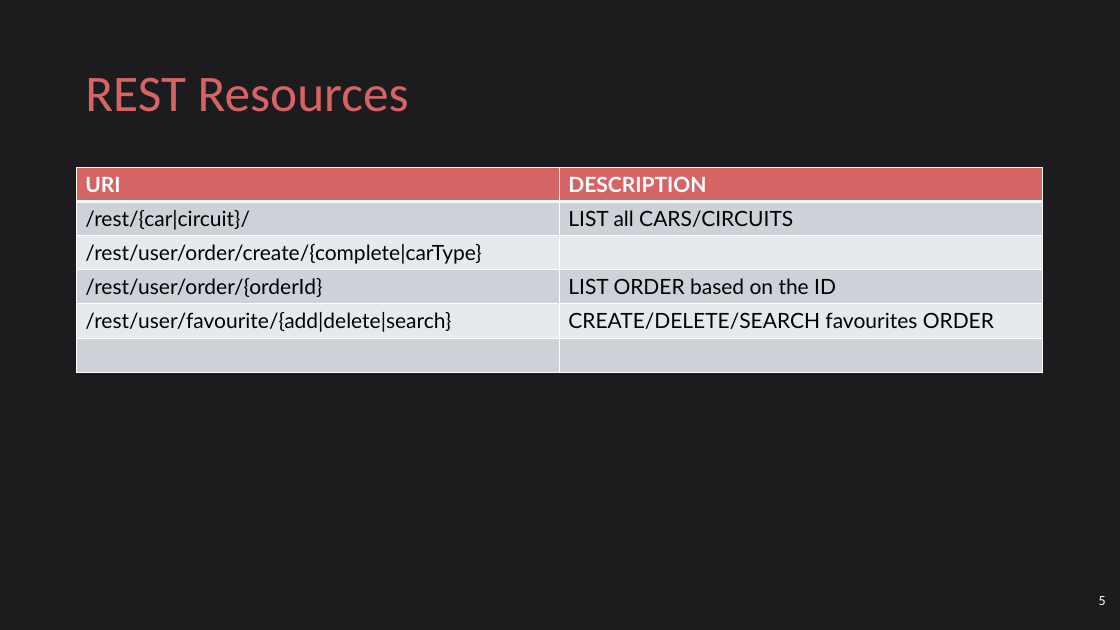
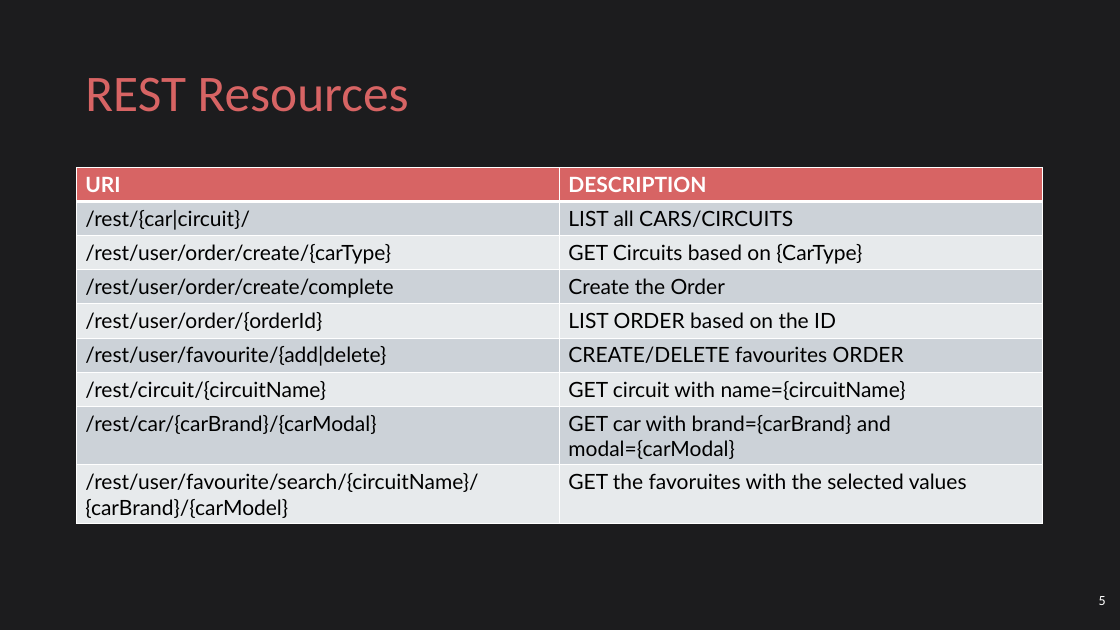
Before and after one commit to ludovicodimartino/webApplicationUniProject, a slide deck: slide 5 of WaCar.pptx. Drawn at 1120x630 pixels with LibreOffice and Linux fonts; fonts in the diff are those of the drawing. Boxes give left, top, right and bottom in pixels: in the first picture for what was removed or moved away, otherwise in the second. Text is boxed around its words. In the diff, an @@ line names an element or a change of style, - is before the commit and + after.

```diff
--- a/WaCar.pptx
+++ b/WaCar.pptx
@@ table at bbox=[77, 168, 1044, 524] @@
-row 3: /rest/user/order/create/{complete|carType} | 
+row 3: /rest/user/order/create/{carType} | GET Circuits based on {CarType}
+row 4: /rest/user/order/create/complete | Create the Order
-row 5: /rest/user/favourite/{add|delete|search} | CREATE/DELETE/SEARCH favourites ORDER
-row 6:  | 
+row 6: /rest/user/favourite/{add|delete} | CREATE/DELETE favourites ORDER
+row 7: /rest/circuit/{circuitName} | GET circuit with name={circuitName}
+row 8: /rest/car/{carBrand}/{carModal} | GET car with brand={carBrand} and modal={carModal}
+row 9: /rest/user/favourite/search/{circuitName}/{carBrand}/{carModel} | GET the favoruites with the selected values
```
Also in this commit, not shown: 1 slide added, 3 other files.
